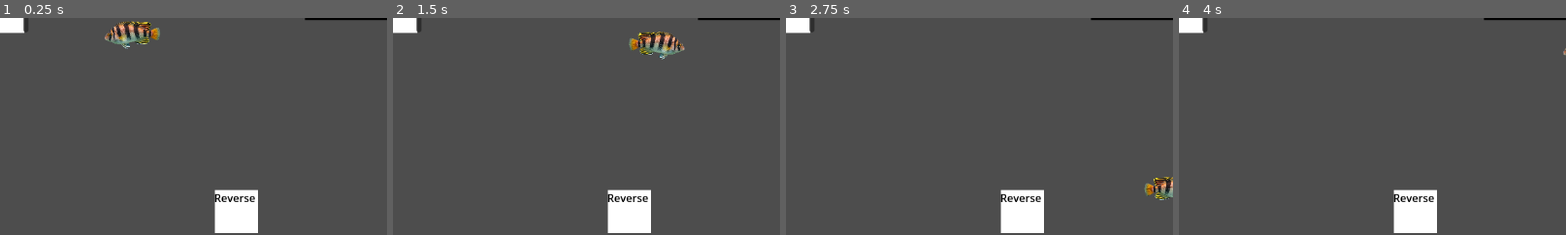
Above: before the commit, frames 1-4 (left to right).
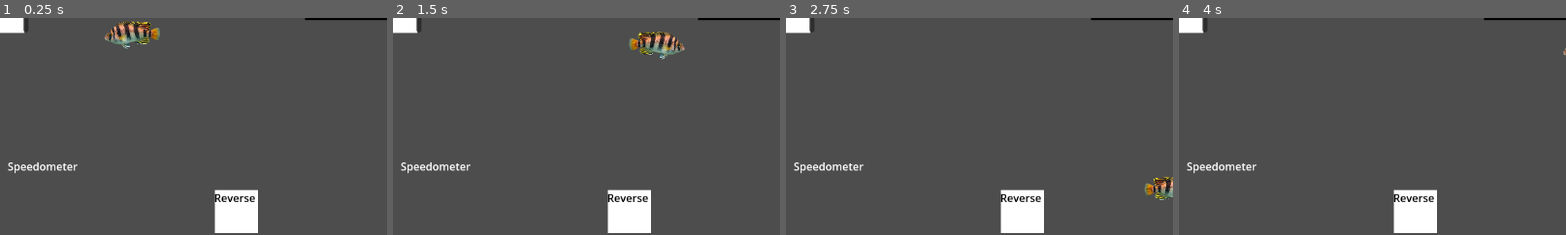
Above: after the commit, the same moments.

Repository: rynong99/fishtank
Game: Godot game, scene res://Scenes/main.tscn
Same seed, same stepped clock (60 frames per second), same inputs: the game is played once before the commit and once after it.
Inputs:
- Up to frame 1 (0.25 s): no input
- Up to frame 2 (1.5 s): tap Enter at 0.5 s; hold D (p1right) 0.53-1.28 s; tap Down (p2down) at 0.6 s; hold S (p1down) from 1.28 s (still down); tap Left (p2left) at 1.35 s
- Up to frame 3 (2.75 s): release S (p1down) at 2.03 s; hold D (p1right) from 2.03 s (still down); tap Right (p2right) at 2.1 s
- Up to frame 4 (4 s): release D (p1right) at 2.78 s; hold W (p1up) 2.78-3.53 s; tap Up (p2up) at 2.85 s; hold A (p1left) from 3.53 s (still down); tap Down (p2down) at 3.6 s
The pictures show only the part of the screen within x 3-53%, y 50-100%; the shares and areas given below are measured in that part.

The runs differ from the first frame. In frame 1, 0.4% of the frame differs, in the area x 2-21%, y 66-72%; in frame 2, 0.4%; in frame 3, 0.4%; in frame 4, 0.4%.

Commit message:
Added speedometer
Added a speedometer to the bottom left of the screen that increases and decreases with the speed variable.

Diff:
--- a/Scenes/outside_viewer.tscn
+++ b/Scenes/outside_viewer.tscn
@@ -1,7 +1,17 @@
-[gd_scene load_steps=3 format=3 uid="uid://dqcoa3gbbljx1"]
+[gd_scene load_steps=5 format=3 uid="uid://dqcoa3gbbljx1"]
 
 [ext_resource type="Script" uid="uid://is7bsb3vbypb" path="res://Scripts/running_light.gd" id="1_t3i44"]
 [ext_resource type="PackedScene" uid="uid://d1yph1vvvay2r" path="res://Scenes/tank_move_test.tscn" id="1_uwmg1"]
+
+[sub_resource type="Gradient" id="Gradient_ditux"]
+interpolation_mode = 2
+offsets = PackedFloat32Array(0, 0.647887, 0.760563)
+colors = PackedColorArray(1, 0, 0, 1, 0, 0, 0, 1, 1, 1, 1, 0)
+
+[sub_resource type="GradientTexture2D" id="GradientTexture2D_o5cxx"]
+gradient = SubResource("Gradient_ditux")
+fill = 1
+fill_from = Vector2(0.5, 0.5)
 
 [node name="OutsideViewer" type="Control"]
 layout_mode = 3
@@ -118,3 +128,23 @@
 offset_right = 1112.0
 offset_bottom = 27.0
 value = 50.0
+
+[node name="Speedometer" type="TextureProgressBar" parent="."]
+layout_mode = 0
+offset_left = 1.0
+offset_top = 556.0
+offset_right = 192.0
+offset_bottom = 735.0
+fill_mode = 4
+radial_initial_angle = 270.0
+radial_fill_degrees = 180.0
+nine_patch_stretch = true
+texture_progress = SubResource("GradientTexture2D_o5cxx")
+
+[node name="Label" type="Label" parent="Speedometer"]
+layout_mode = 0
+offset_left = 43.0
+offset_top = -22.0
+offset_right = 147.0
+offset_bottom = 1.0
+text = "Speedometer"
--- a/Scripts/TankMovement.gd
+++ b/Scripts/TankMovement.gd
@@ -9,24 +9,26 @@
 
 var total_distance : float
 var progress_bar : ProgressBar
+var speedometer : TextureProgressBar
 
 func _ready() -> void:
 	# Get the total distance to finish the course
 	total_distance = %Start_Line.position.distance_to(%Finish_Line.position)
-	print(total_distance)
+	#print(total_distance)
 	progress_bar = find_parent("OutsideViewer").find_child("ProgressBar")
-	print(progress_bar.value)
+	#print(progress_bar.value)
+	speedometer = find_parent("OutsideViewer").find_child("Speedometer")
 
 func _process(_delta: float) -> void:
 	var progress = position.distance_to(%Finish_Line.position)
-	print(progress)
+	#print(progress)
 	progress_bar.value = remap(progress, total_distance, 0, 0, 100.0)
-	print(progress_bar.value)
+	#print(progress_bar.value)
 
 func _physics_process(delta: float) -> void:
 	get_tank_direction()
 	get_tank_rotation()
-
+	var prev_vel = velocity
 	var direction = Vector2.UP.rotated(rotation)
 	if tank_rotation == "Left":
 		rotation -= turn_rate*delta/5
@@ -58,6 +60,8 @@
 	else:
 		crashed = false
 
+	speedometer.value = remap(speed, 0, max_speed, 0 , 100.0)
+
 func get_tank_direction():
 	tank_direction = DirectionController.direction
 func get_tank_rotation():
--- a/Scripts/tank_control.gd
+++ b/Scripts/tank_control.gd
@@ -57,41 +57,51 @@
 	if starting:
 		shake(Vector2(1, 1), 0.005)
 	#Activates controls and sends signals to the global tank controller
+
 func _on_forward_body_entered(body: Node2D) -> void:
 	driving = true
 	#print("Driving...")
+
 func _on_forward_body_exited(body: Node2D) -> void:
 	driving = false
 	#print("Stopping...")
+
 func _on_reverse_body_entered(body: Node2D) -> void:
 	reverse = true
 	#print("Reversing...")
+
 func _on_reverse_body_exited(body: Node2D) -> void:
 	reverse = false
 	#print("Stopping...")
+
 func _on_right_body_entered(body: Node2D) -> void:
 		turn_right = true
 		#print("Turning Right")
+
 func _on_right_body_exited(body: Node2D) -> void:
 	if turn_right:
 		turn_right = false
 		#print("Going Straight")
+
 func _on_left_body_entered(body: Node2D) -> void:
 	turn_left = true
+
 func _on_left_body_exited(body: Node2D) -> void:
 	if turn_left:
 		turn_left = false
 		#print("Going Straight")
+
 func _on_wires_body_entered(body: Node2D) -> void:
 	if body is Fish1 or body is Fish2:
 		can_start = true
+
 func _on_start_button_body_entered(body: Node2D) -> void:
 	if can_start:
 		if not DirectionController.running:
 			$StartupTimer.start()
 			starting = true
+
 func tank_shutdown():
-
 	DirectionController.running = false
 	DirectionController.direction = "Stopped"
 	DirectionController.rotation = "Straight"
